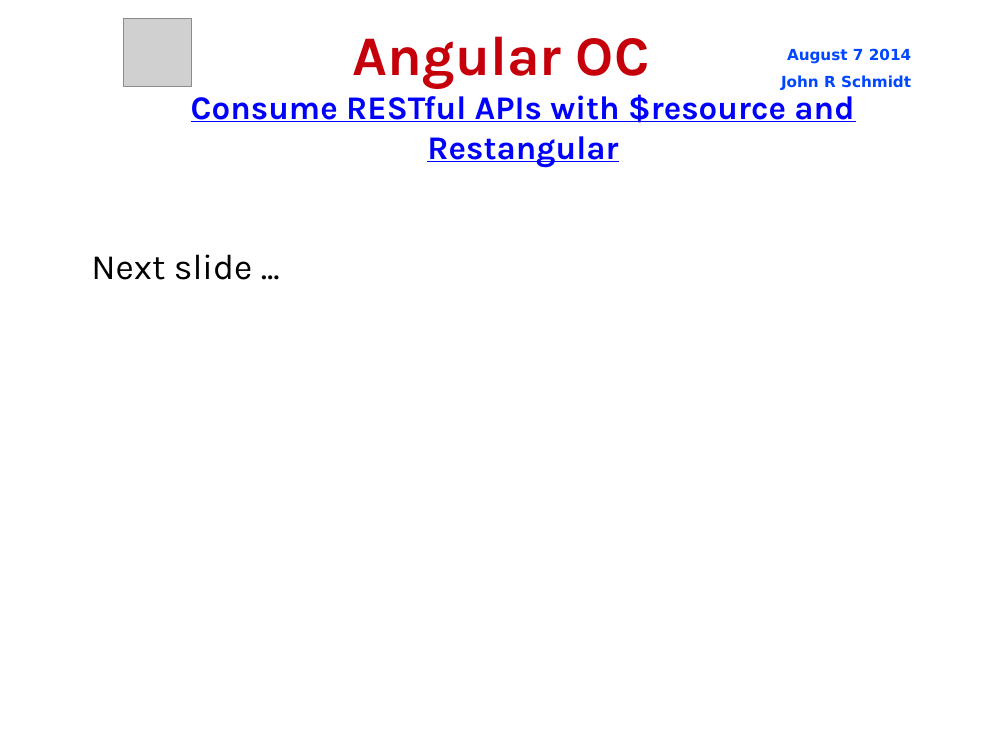
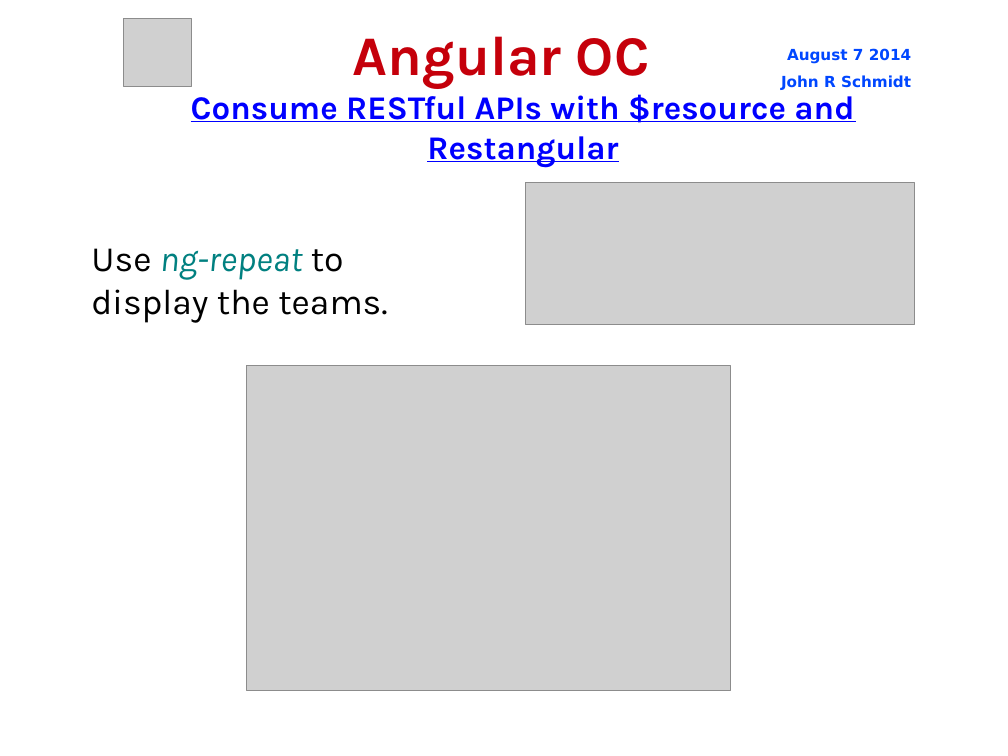
Before and after one commit to jrschmidt/fifa-angular-rest-demo, a slide deck: slide 32 of fifa.odp (slide 38 before the commit). Drawn at 1008x756 pixels with LibreOffice and Linux fonts; fonts in the diff are those of the drawing; grey boxes stand for pictures; background and template pictures are left out. Boxes give left, top, right and bottom in pixels: in the first picture for what was removed or moved away, otherwise in the second. Text is boxed around its words. In the diff, an @@ line names an element or a change of style, - is before the commit and + after.

Commit message:
display list of teams with ng-repeat

```diff
--- a/fifa.odp
+++ b/fifa.odp
@@ picture added at (526, 183, 915, 325) @@
@@ subtitle removed at (91, 254, 252, 280) @@
-Next slide ...
@@ subtitle added at (91, 248, 387, 323), 28 pt, text #000000 @@
+Use ng-repeat to display the teams.
@@ picture added at (247, 366, 731, 691) @@
```
Also in this commit, not shown: 1 slide added, 3 other files.
